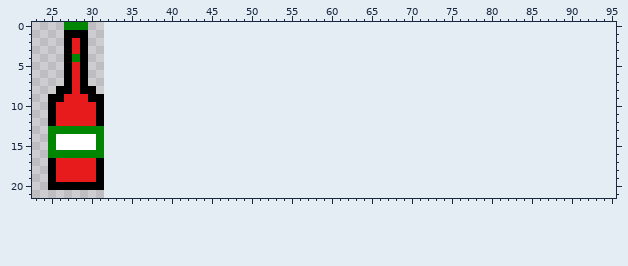
Sprite sheet: GarbagemanDemo/assets/Garbage/Ketchup.png. The picture above is the old version.
The file is 32x32 pixels. Shown: x 23..95, y 0..21. The old version is drawn lined up with the new one, on the new canvas.
After:
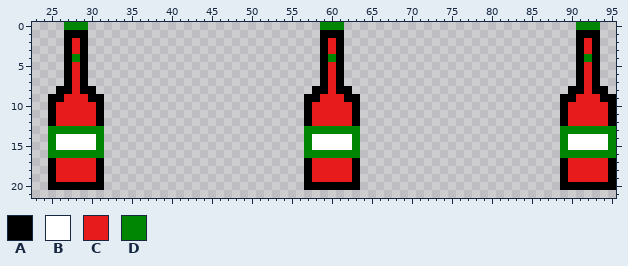
Palette (. is transparent): A #000000  B #ffffff  C #e71b1b  D #018603
Change:
canvas 32x32 -> 96x32
The edit adds colour A in row 1 at x 59 to 61 and 91 to 93; in rows 2 to 7 at x 59, 61, 91 and 93; in row 8 at x 58 to 59, 61 to 62, 90 to 91 and 93 to 94; in row 9 at x 57 to 58, 62 to 63, 89 to 90 and 94 to 95; in rows 10 to 12 at x 57, 63, 89 and 95; in rows 17 to 19 at x 57, 63, 89 and 95.
The edit adds colour A in row 20 at x 57 to 63 and 89 to 95.
The edit adds colour B in rows 14 to 15 at x 58 to 62 and 90 to 94.
The edit adds colour C in rows 2 to 3 at x 60 and 92; in rows 5 to 8 at x 60 and 92; in row 9 at x 59 to 61 and 91 to 93; in rows 10 to 12 at x 58 to 62 and 90 to 94; in rows 17 to 19 at x 58 to 62 and 90 to 94.
The edit adds colour D in row 0 at x 59 to 61 and 91 to 93; in row 4 at x 60 and 92; in row 13 at x 57 to 63 and 89 to 95; in rows 14 to 15 at x 57, 63, 89 and 95; in row 16 at x 57 to 63 and 89 to 95.
Boxes around the changes in both pictures, in picture pixels (x1, y1, x2, y2):
added: (304, 22, 360, 190)
added: (560, 22, 616, 190)
